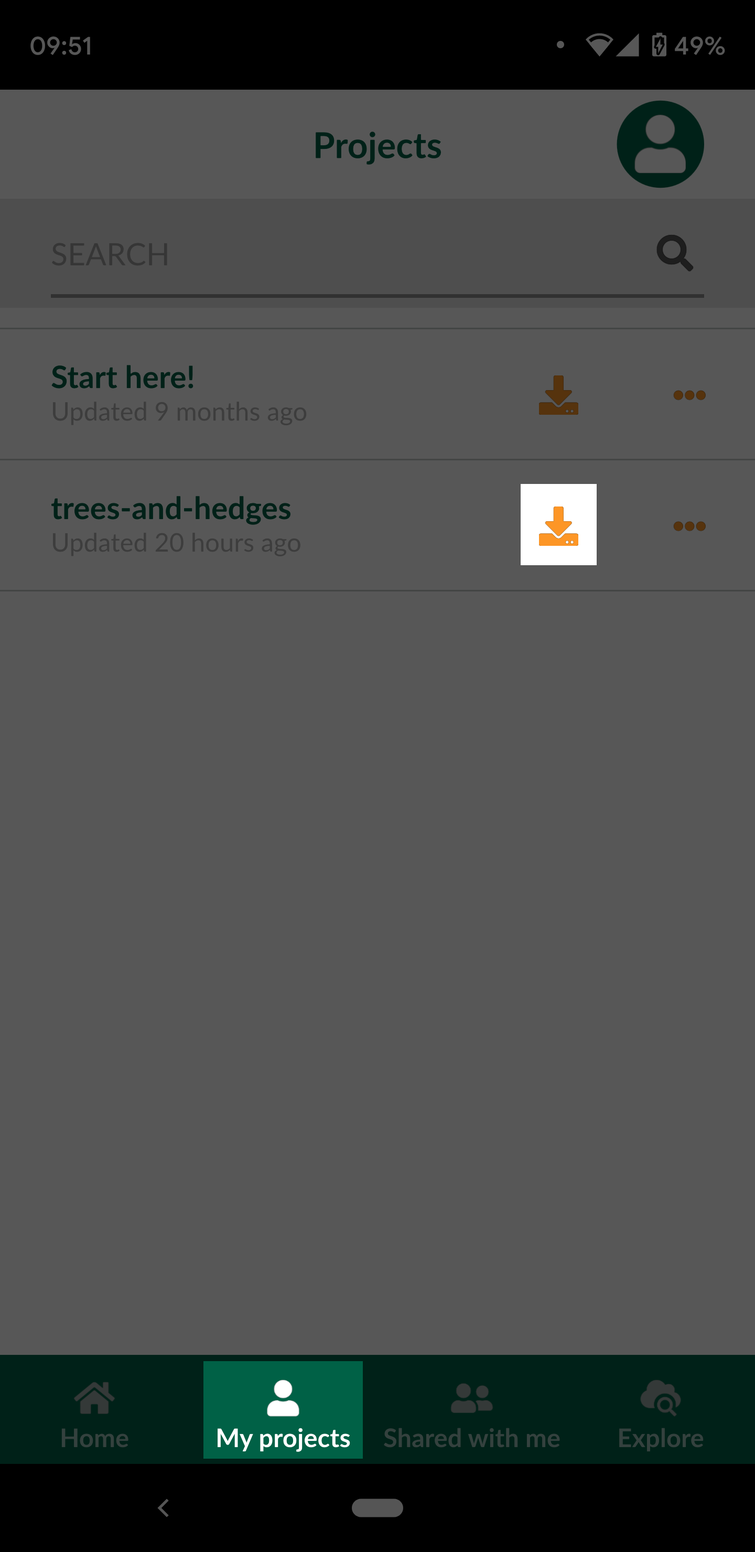
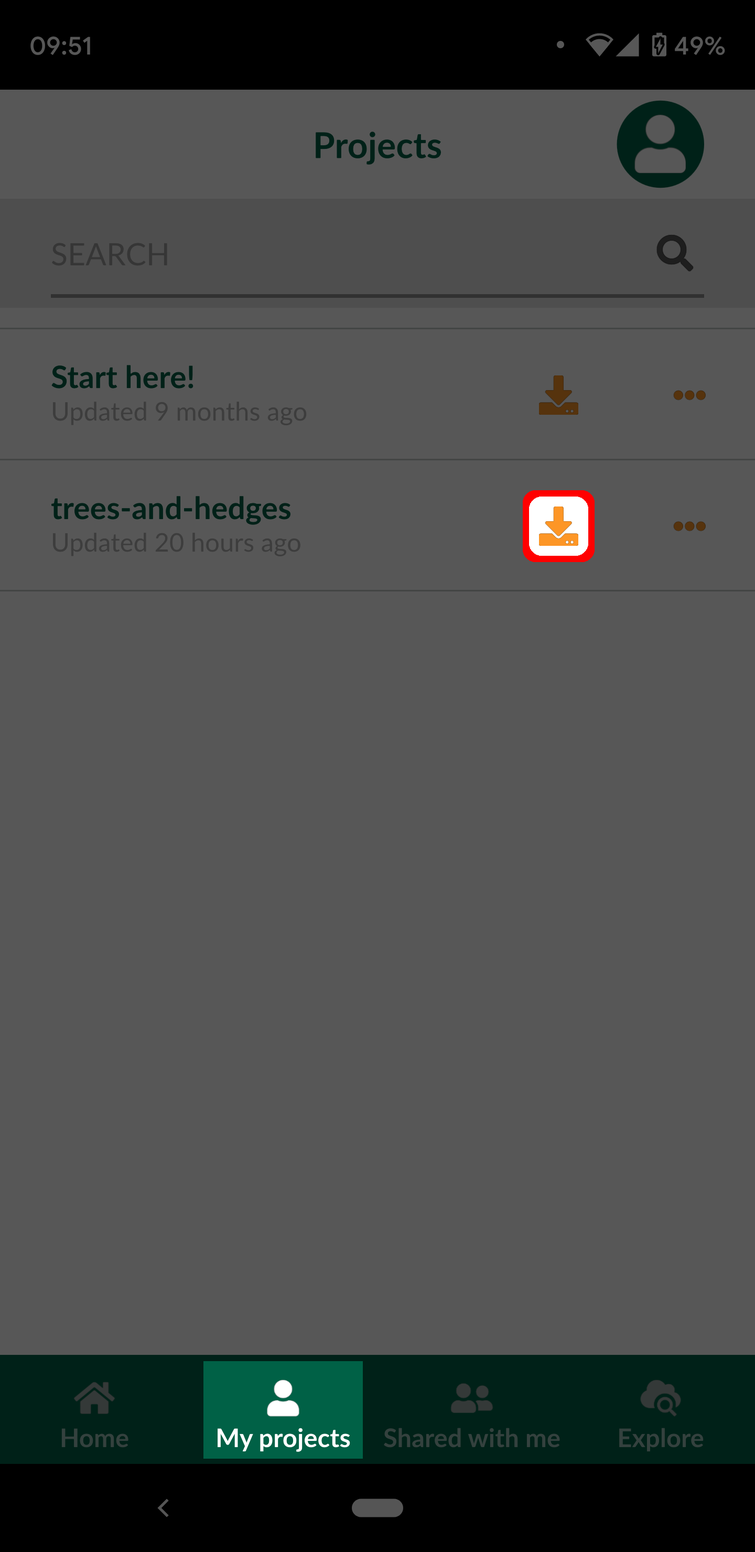
Comparing the layer stacks of the two 755×1552 images. Changes:
added layer "Red" above "Black" over <box>522,490,595,563</box>
painted on "Black" over <box>520,484,597,566</box>
